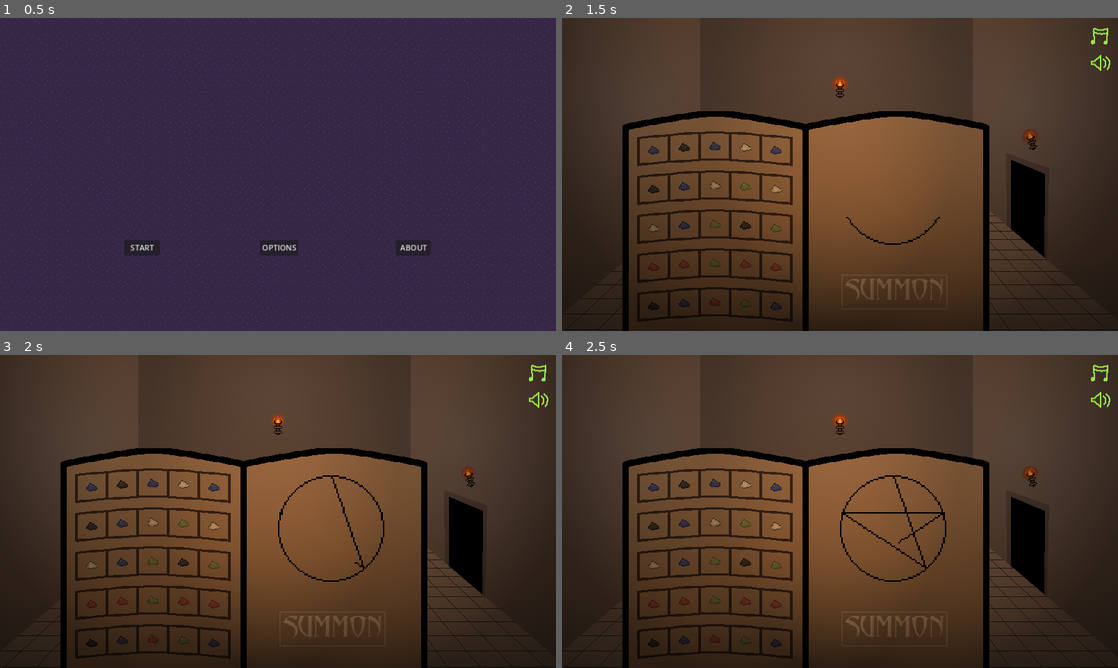
Above: before the commit, frames 1-4 (two rows, left to right).
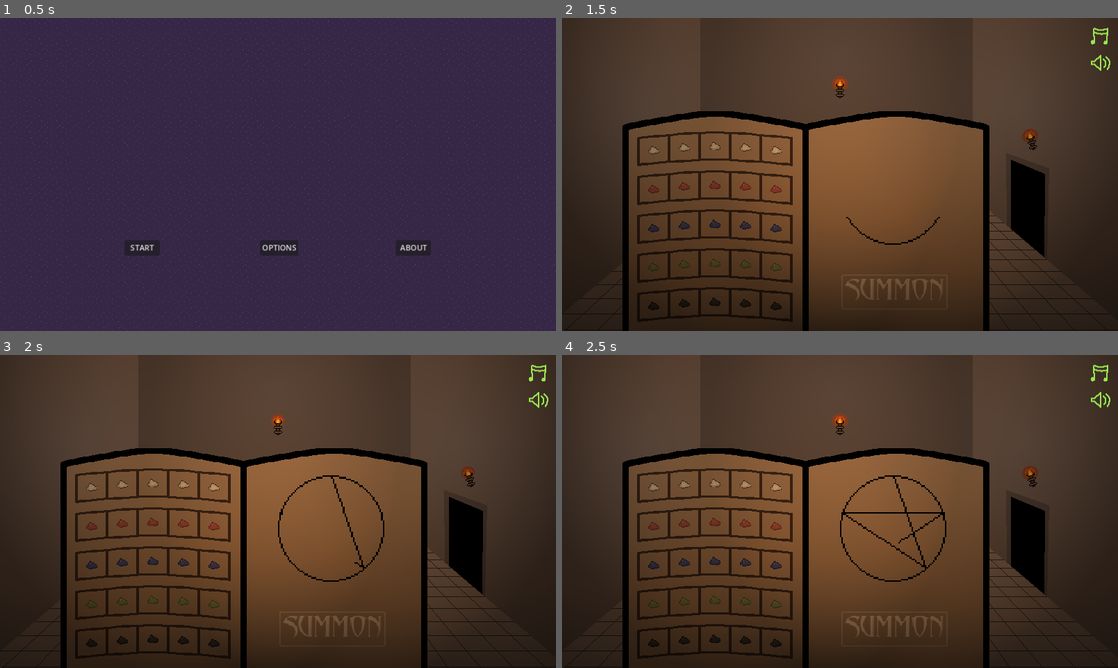
Above: after the commit, the same moments.

Repository: lewis785/ludum-dare-55
Game: Godot game, scene res://scenes/levels/main_menu.tscn
The game is run twice, just before and just after one commit, with the same random seed, the same clock (stepped at 60 frames per second) and the same inputs.
Inputs:
- Up to frame 1 (0.5 s): no input
- Up to frame 2 (1.5 s): click "START" at 0.5 s; click "SUMMON" at 1.25 s
- Up to frame 3 (2 s): no input
- Up to frame 4 (2.5 s): click "SUMMON" at 2 s

Frame 1 is identical in both runs. In frame 2, 0.5% of the frame differs, in the area x 15-40%, y 39-92%; in frame 3, 0.5%; in frame 4, 0.5%, in the area x 15-40%, y 39-93%.

Commit message:
ADD Summon Book now contains 1 Ingredient Type per row

Diff:
--- a/scenes/items/ingredient.gd
+++ b/scenes/items/ingredient.gd
@@ -24,11 +24,12 @@
 		randomise()
 	if potency == -1:
 		potency = randi_range(10,20)
+	set_type(type)
+
+func set_type(input_type : IngredientTypes):
+	type = input_type
 	sprite.frame = type
 	label.text = stat_info()
-	label.scale = Vector2(1,1)
-	print()
-	#print(stat_info())
 
 func randomise():
 	type = IngredientTypes.values()[randi_range(0,IngredientTypes.size()-1)]
--- a/scenes/ui/storage.gd
+++ b/scenes/ui/storage.gd
@@ -3,6 +3,7 @@
 var ingredient = preload("res://scenes/items/ingredient.tscn")
 #@export var ingredient : PackedScene
 @export var summoning_circle : SummoningCircle
+@export var ingr_type : Ingredient.IngredientTypes
 
 # Coordinates to spawn
 var coords = [Vector2(-110.0,5.0), Vector2(-55.0,0.0), Vector2(0.0,-2.0), Vector2(55.0,0.0), Vector2(110.0,5.0)]
@@ -13,6 +14,7 @@
 
 func spawn_ingredients():
 	for coord in coords:
-		var new_ingr = ingredient.instantiate()
+		var new_ingr : Ingredient = ingredient.instantiate() as Ingredient
 		add_child(new_ingr)
+		new_ingr.set_type(ingr_type)
 		new_ingr.position = coord
--- a/scenes/ui/summon_screen.tscn
+++ b/scenes/ui/summon_screen.tscn
@@ -33,6 +33,7 @@
 texture = ExtResource("5_22hau")
 script = ExtResource("6_jek36")
 summoning_circle = NodePath("../../SummoningCircle")
+ingr_type = 1
 
 [node name="BookLine3" type="Sprite2D" parent="Node2D2/OpenBook" node_paths=PackedStringArray("summoning_circle")]
 texture_filter = 1
@@ -40,6 +41,7 @@
 texture = ExtResource("5_22hau")
 script = ExtResource("6_jek36")
 summoning_circle = NodePath("../../SummoningCircle")
+ingr_type = 2
 
 [node name="BookLine4" type="Sprite2D" parent="Node2D2/OpenBook" node_paths=PackedStringArray("summoning_circle")]
 texture_filter = 1
@@ -47,6 +49,7 @@
 texture = ExtResource("5_22hau")
 script = ExtResource("6_jek36")
 summoning_circle = NodePath("../../SummoningCircle")
+ingr_type = 3
 
 [node name="BookLine5" type="Sprite2D" parent="Node2D2/OpenBook" node_paths=PackedStringArray("summoning_circle")]
 texture_filter = 1
@@ -54,6 +57,7 @@
 texture = ExtResource("5_22hau")
 script = ExtResource("6_jek36")
 summoning_circle = NodePath("../../SummoningCircle")
+ingr_type = 4
 
 [node name="SummoningCircle" parent="Node2D2" instance=ExtResource("1_prqnr")]
 position = Vector2(158, -63)
